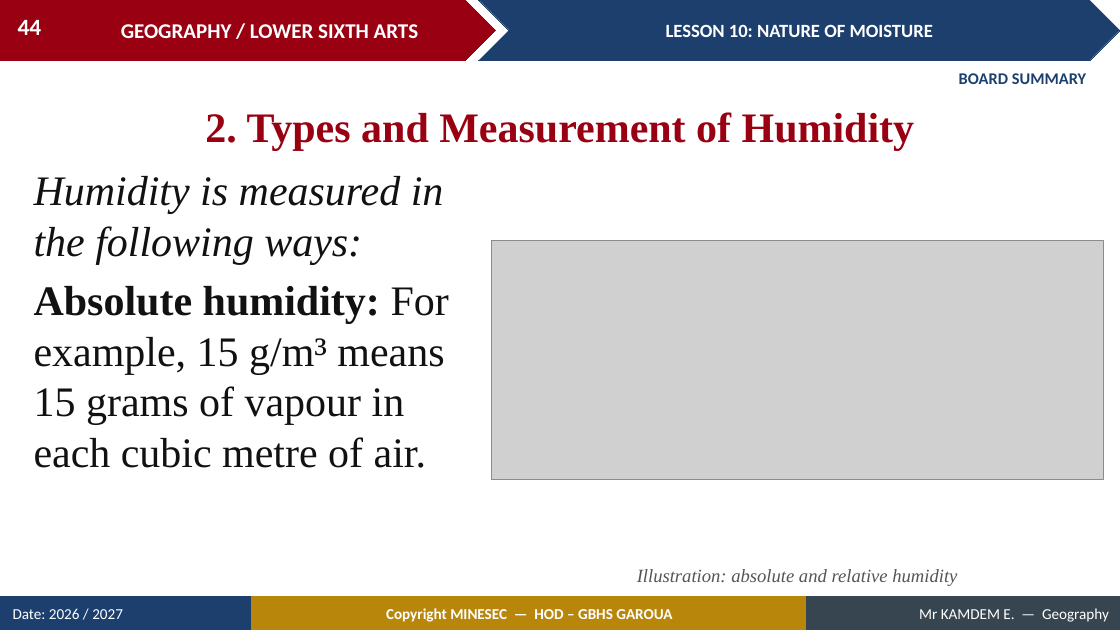
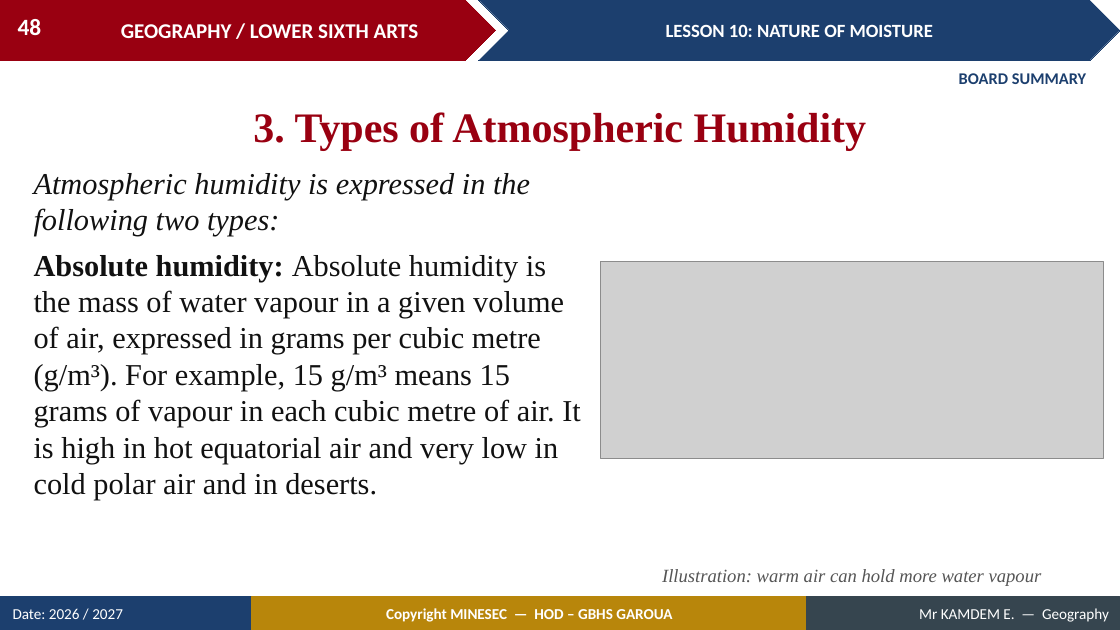
Before and after one commit to Berthautk/linea-github, a slide deck: slide 48 of lecons/LSA/Meteorology/10_LSA_MET_L10_Nature_of_Moisture.pptx (slide 44 before the commit). Drawn at 1120x630 pixels with LibreOffice and Linux fonts; fonts in the diff are those of the drawing; grey boxes stand for pictures. Boxes give left, top, right and bottom in pixels: in the first picture for what was removed or moved away, otherwise in the second. Text is boxed around its words. In the diff, an @@ line names an element or a change of style, - is before the commit and + after.

```diff
--- a/lecons/LSA/Meteorology/10_LSA_MET_L10_Nature_of_Moisture.pptx
+++ b/lecons/LSA/Meteorology/10_LSA_MET_L10_Nature_of_Moisture.pptx
@@ page number at [18,19,42,35]: text changed @@
-44
+48
@@ text at [253,112,867,150]: text changed @@
-2. Types and Measurement of Humidity
+3. Types of Atmospheric Humidity
@@ text at [34,173,580,500]: text changed; size 36 to 26 pt @@
-Humidity is measured in the following ways:
-Absolute humidity: For example, 15 g/m³ means 15 grams of vapour in each cubic metre of air.
+Atmospheric humidity is expressed in the following two types:
+Absolute humidity: Absolute humidity is the mass of water vapour in a given volume of air, expressed in grams per cubic metre (g/m³). For example, 15 g/m³ means 15 grams of vapour in each cubic metre of air. It is high in hot equatorial air and very low in cold polar air and in deserts.
@@ picture: place and size @@
-picture at [492,240,1103,479]
+picture at [601,262,1103,459]
@@ text at [662,569,1042,586]: text changed @@
-Illustration: absolute and relative humidity
+Illustration: warm air can hold more water vapour
```
Also in this commit, not shown: 22 other slides changed, 28 slides added, 14 slides removed, 5 other files.
